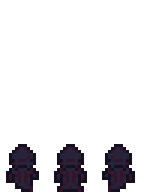
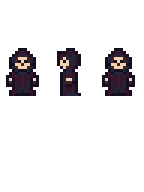
Layers edited between the first and the second 144px x 192px image:
showed "Left", painted on it over [6, 48, 135, 96]
hid "Up", painted on it over [6, 144, 135, 192]
